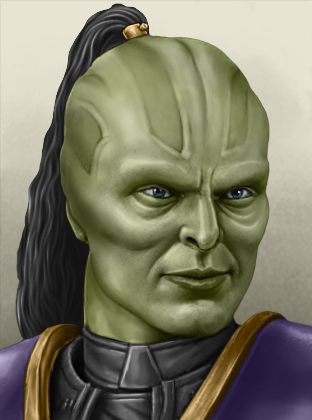
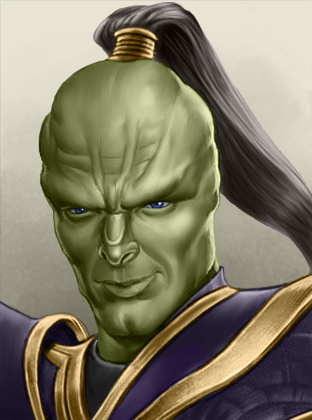
Comparing the layer stacks of the two (312, 420) images. Changes:
removed layer "Color Fill 22" (was color, 40%) over [152, 187, 244, 200]
renamed "Color Fill 1" to "eyes", moved it above "hair", painted on it over [23, 22, 298, 420]
removed layer "Capa 58" (was color) over [0, 3, 312, 420]
removed group "Group 1" (2 layers) over [0, 3, 312, 420]
renamed "Color Fill 2" to "hair", painted on it over [0, 2, 312, 420]
added layer "skin" (color) above "Color Fill 2" over [0, 58, 233, 366]
added layer "Color Fill 2" (color) above "Color Fill 1" over [0, 227, 312, 420]
added layer "Color Fill 1" (color) above "Capa 58" over [22, 26, 312, 420]
renamed "Layer 2" to "Capa 58", blend normal → color, moved it out of group "Group 1", painted on it over [0, 2, 312, 420]
moved "Layer 1" out of group "Group 1", painted on it over [0, 2, 312, 420]
removed layer "Background" over [0, 2, 312, 420]